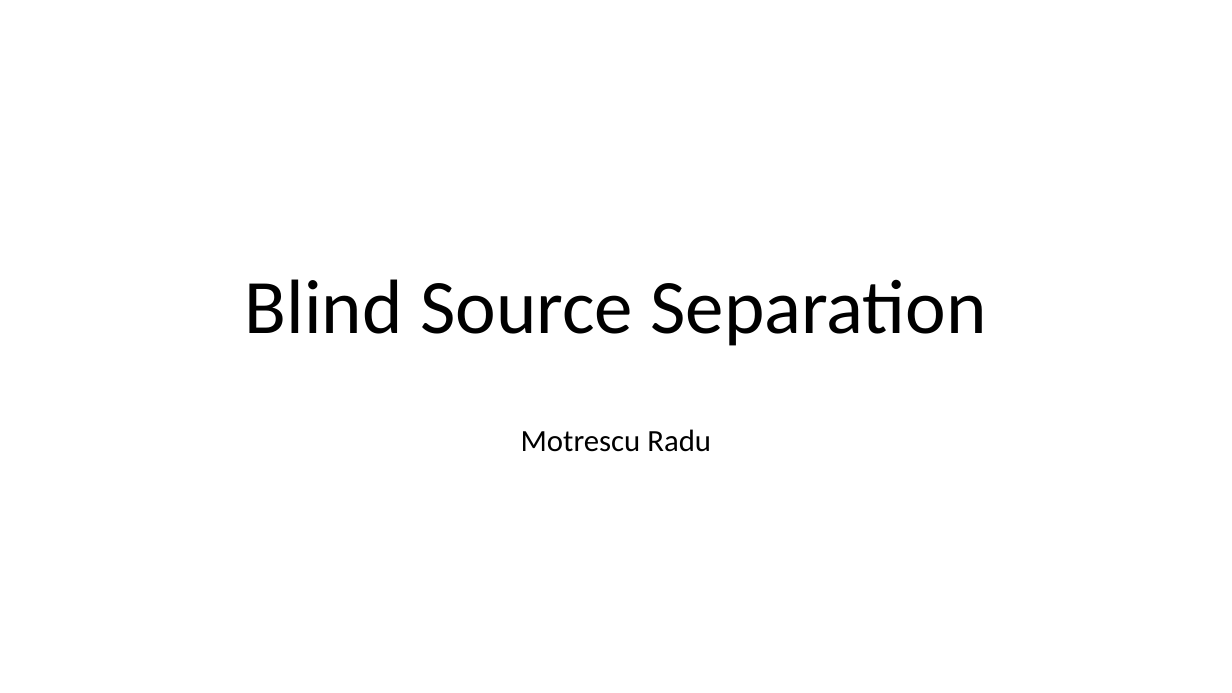
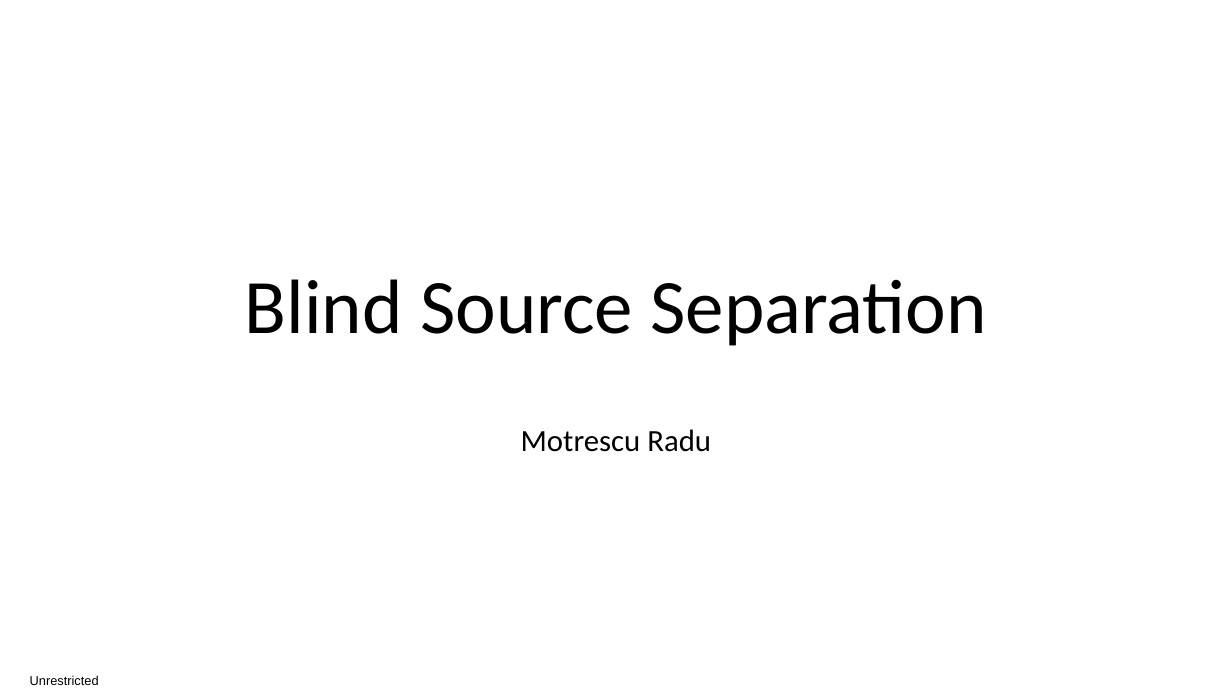
Before and after one commit to radumotrescu/Licenta-BSS, a slide deck: slide 1 of documentatie/prezentare.pptx. Drawn at 1232x693 pixels with LibreOffice and Linux fonts; fonts in the diff are those of the drawing. Boxes give left, top, right and bottom in pixels: in the first picture for what was removed or moved away, otherwise in the second. Text is boxed around its words. In the diff, an @@ line names an element or a change of style, - is before the commit and + after.

```diff
--- a/documentatie/prezentare.pptx
+++ b/documentatie/prezentare.pptx
@@ text added at [30,675,99,685], 10 pt, text #000000 @@
+Unrestricted
```
Also in this commit, not shown: 2 slides added, 1 slide removed.
